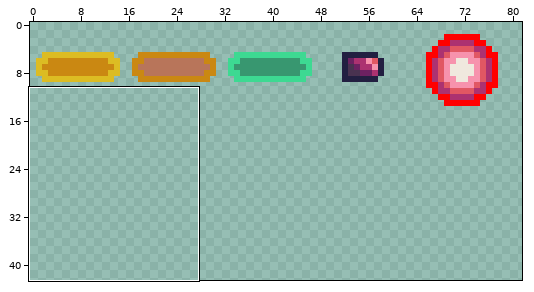
Two versions of one pixel-art file, android/assets/ase/bullet.ase. Above: a wide view before the commit, with the close-up outlined.
Close-up. Before the edit:
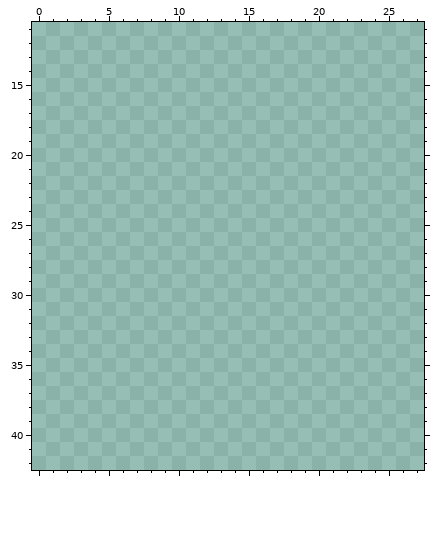
128x128 pixels, 1 frame. Shown: x 0..27, y 11..42. The wide view leaves out empty margins.
After the commit:
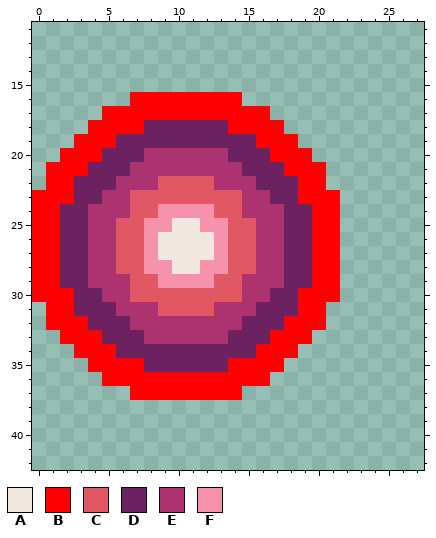
Palette (. is transparent): A #f0e8de  B #ff0000  C #e15763  D #6c2161  E #ac3270  F #f792ad
Edits made:
layer "@bullets/bullet large" added
--- layer "@bullets/bullet large"
@@ x 0..27 @@
 15 ............................
-16 ............................
-17 ............................
-18 ............................
-19 ............................
-20 ............................
-21 ............................
-22 ............................
-23 ............................
-24 ............................
-25 ............................
-26 ............................
-27 ............................
-28 ............................
-29 ............................
-30 ............................
-31 ............................
-32 ............................
-33 ............................
-34 ............................
-35 ............................
-36 ............................
-37 ............................
+16 .......BBBBBBBB.............
+17 .....BBBBBBBBBBBB...........
+18 ....BBBBDDDDDDBBBB..........
+19 ...BBBDDDDDDDDDDBBB.........
+20 ..BBBDDDEEEEEEDDDBBB........
+21 .BBBDDDEEEEEEEEDDDBBB.......
+22 .BBDDDEEECCCCEEEDDDBB.......
+23 BBBDDEECCCCCCCCEEDDBBB......
+24 BBDDEEECCFFFFCCEEEDDBB......
+25 BBDDEECCFFAAFFCCEEDDBB......
+26 BBDDEECCFAAAAFCCEEDDBB......
+27 BBDDEECCFAAAAFCCEEDDBB......
+28 BBDDEECCFFAAFFCCEEDDBB......
+29 BBDDEEECCFFFFCCEEEDDBB......
+30 BBBDDEECCCCCCCCEEDDBBB......
+31 .BBDDDEEECCCCEEEDDDBB.......
+32 .BBBDDDEEEEEEEEDDDBBB.......
+33 ..BBBDDDEEEEEEDDDBBB........
+34 ...BBBDDDDDDDDDDBBB.........
+35 ....BBBBDDDDDDBBBB..........
+36 .....BBBBBBBBBBBB...........
+37 .......BBBBBBBB.............
 38 ............................
Changed places in both close-ups, as pixel boxes (x1, y1, x2, y2):
added: (32, 92, 340, 400)
